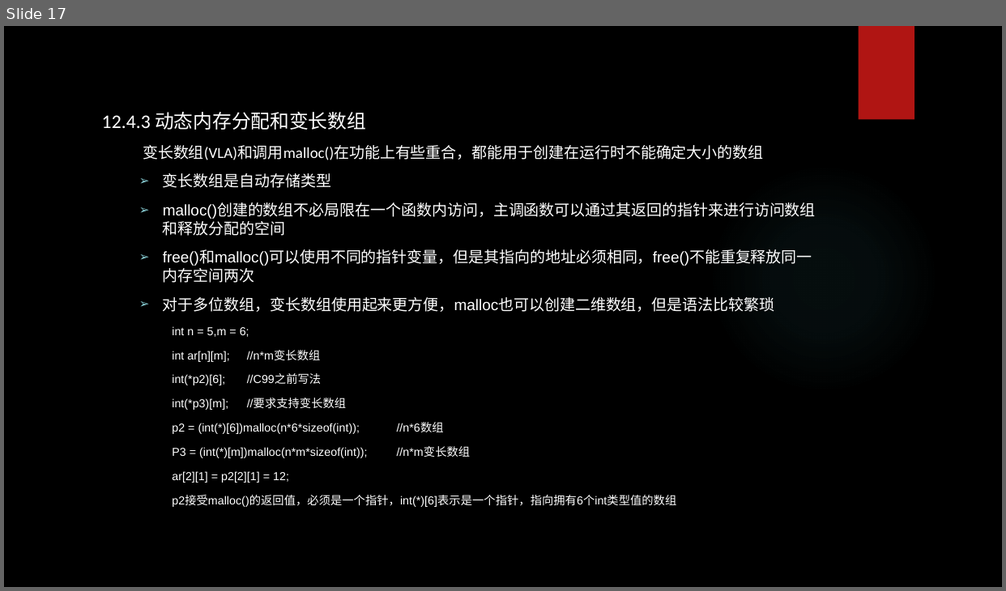
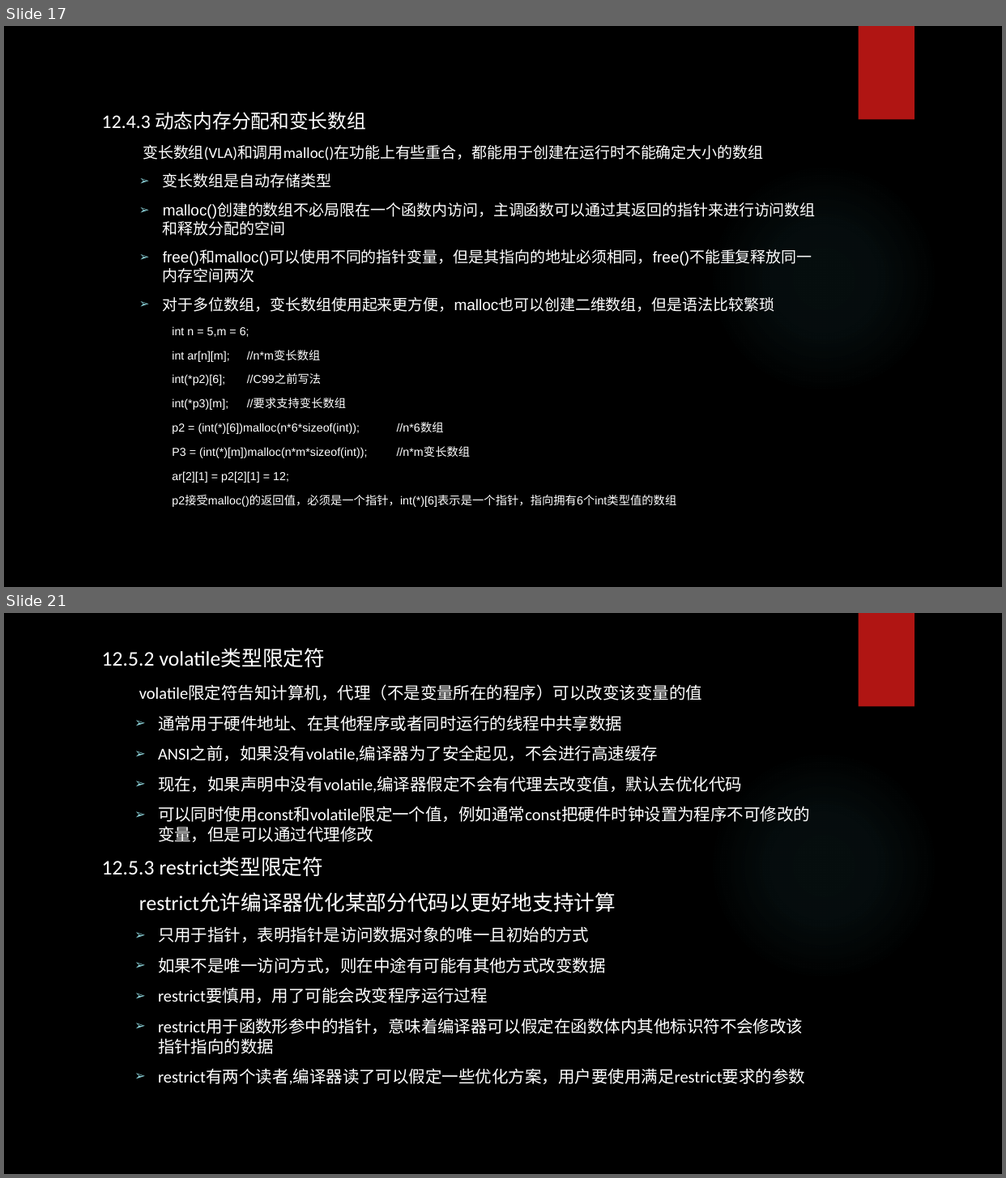
Before and after one commit to tsyin/c_ppt-code, a slide deck: 12存储类别、链接和内存管理.pptx. Shown one above the other, each under a label of ours: slide 17 before the commit, slides 17 and 21 after it; the slides between them are not shown. The pictures are 1006x591 and 1006x1178 pixels, drawn with LibreOffice and Linux fonts; fonts in the diff are those of the drawing; background and template pictures are left out. Boxes give left, top, right and bottom in pixels: in the first picture for what was removed or moved away, otherwise in the second. Text is boxed around its words. In the diff, an @@ line names an element or a change of style, - is before the commit and + after.

```diff
--- a/12存储类别、链接和内存管理.pptx
+++ b/12存储类别、链接和内存管理.pptx
@@ slide 21 added at <box>4,613,1002,1174</box>, background picture (left out); not listed: 2 template elements that a slide beside it also shows @@
@@ text added at <box>102,649,810,1085</box>, 16 pt, text #FFFFFF @@
+12.5.2 volatile类型限定符
+volatile限定符告知计算机，代理（不是变量所在的程序）可以改变该变量的值
+  ➢ 通常用于硬件地址、在其他程序或者同时运行的线程中共享数据
+  ➢ ANSI之前，如果没有volatile,编译器为了安全起见，不会进行高速缓存
+  ➢ 现在，如果声明中没有volatile,编译器假定不会有代理去改变值，默认去优化代码
+  ➢ 可以同时使用const和volatile限定一个值，例如通常const把硬件时钟设置为程序不可修改的变量，但是可以通过代理修改
+12.5.3 restrict类型限定符
+restrict允许编译器优化某部分代码以更好地支持计算
+  ➢ 只用于指针，表明指针是访问数据对象的唯一且初始的方式
+  ➢ 如果不是唯一访问方式，则在中途有可能有其他方式改变数据
+  ➢ restrict要慎用，用了可能会改变程序运行过程
+  ➢ restrict用于函数形参中的指针，意味着编译器可以假定在函数体内其他标识符不会修改该指针指向的数据
+  ➢ restrict有两个读者,编译器读了可以假定一些优化方案，用户要使用满足restrict要求的参数
```
Also in this commit, not shown: 1 slide changed, 4 other slides added.
